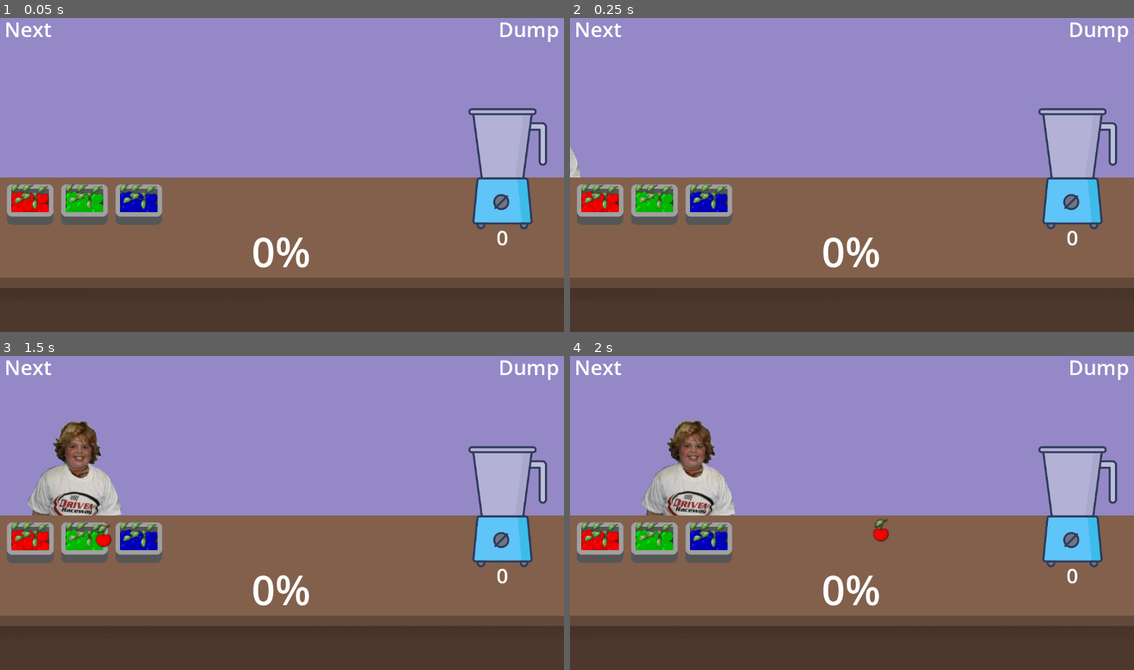
Above: before the commit, frames 1-4 (two rows, left to right).
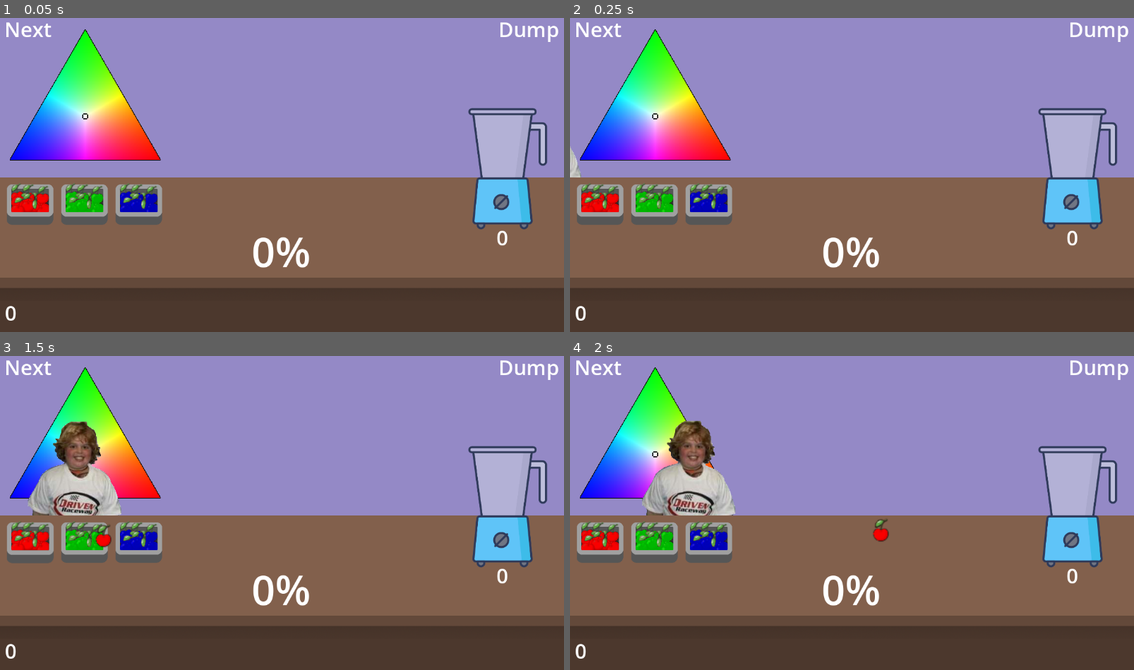
Above: after the commit, the same moments.

Repository: Pig207/Fruit_Blender
Game: Godot game, scene res://scenes/craft.tscn
Same seed, same stepped clock (60 frames per second), same inputs: the game is played once before the commit and once after it.
Inputs (mouse positions are in pixels of both pictures, inside the frame that each line leads up to):
- Up to frame 1 (0.05 s): no input
- Up to frame 2 (0.25 s): no input
- Up to frame 3 (1.5 s): drag from (501, 541) to (28, 541) at 0.52 s; drag from (28, 541) to (507, 503) at 1.27 s
- Up to frame 4 (2 s): no input

The runs differ from the first frame. In frame 1, 5.8% of the frame differs, in the area x 1-29%, y 3-97%; in frame 2, 5.8%; in frame 3, 3.6%; in frame 4, 3.8%.

Commit message:
press "r" to reset, among many other changes (color triangle, new fruit)

Diff:
--- a/blendcraft-main/project.godot
+++ b/blendcraft-main/project.godot
@@ -30,3 +30,8 @@
 "events": [Object(InputEventMouseButton,"resource_local_to_scene":false,"resource_name":"","device":-1,"window_id":0,"a …(253 unchanged characters)…
 ]
 }
+r={
+"deadzone": 0.2,
+"events": [Object(InputEventKey,"resource_local_to_scene":false,"resource_name":"","device":-1,"window_id":0,"alt_pressed":false,"shift_pressed":false,"ctrl_pressed":false,"meta_pressed":false,"pressed":false,"keycode":0,"physical_keycode":82,"key_label":0,"unicode":114,"location":0,"echo":false,"script":null)
+]
+}
--- a/blendcraft-main/scenes/craft.gd
+++ b/blendcraft-main/scenes/craft.gd
@@ -4,7 +4,9 @@
 var fruits: Dictionary = {
 	"cherry": 4,
 	"kale": 4,
-	"blueberry": 4
+	"blueberry": 4,
+	"strawberry": 4,
+	"banana": 4
 }
 var in_blender = []
 var blended_fruits = []
@@ -13,7 +15,7 @@
 var walking = false
 var waiting_to_walk = 0
 var possible_sizes = [["Small", 2], ["Small", 2], ["Small", 2], ["Medium", 3], ["Medium", 3], ["Large", 5]]
-var fruit_list = [["cherry", "#ff0000"], ["blueberry", "#0000ff"], ["kale", "#00ff00"]]#, ["Strawberry", "#ffa3cb"], ["Banana", "#fff563"], ["Orange", "#ff901d"]]
+var fruit_list = [["cherry", "#ff0000"], ["blueberry", "#0000ff"], ["kale", "#00ff00"], ["banana", "#fff563"], ["strawberry", "#ffa3cb"]]#, ["orange", "#ff901d"]]
 var target_color
 var percentage_similarity = 0
 var current_size = ["Large", 5]
@@ -21,6 +23,7 @@
 var mouse_on_blender_button = false
 var total_smoothie_count = 0
 var snappyfied = false
+var triangle_corners
 
 # da blenda animation
 # Configuration variables
@@ -44,15 +47,26 @@
 const FruitContainer = preload("res://scenes/fruit_container.tscn")
 
 func _ready():
+	in_blender = []
+	blended_fruits = []
+	$Thanks_Timer.stop()
+	$Snappy_Timer.stop()
 	total_smoothie_count = 0
+	$Points.text = str(total_smoothie_count-1)
+	$Percent_Correct.text = "0%"
+	$Blender_Size.text = "0"
 	generate_new_color()
-	_build_fruit_containers()
+	_build_fruit_containers(["cherry", "kale", "blueberry"])
 	$Blendernolid/BlenderFull.modulate = Color("#ffffff00")
 	$Request.modulate = Color("#ffffff00")
 	$Request_Label.visible = false
 	setup_Done()
 	setup_Dump()
 	setup_people()
+	triangle_corners = get_corner_positions()
+	#print(triangle_corners)
+	#get_node("Color Triangle/Triangle/Target").position = set_target_on_triangle(current_blend_color)
+	get_node("Color Triangle/Triangle/Target").position = set_target_on_triangle(Color("#ffffff"))
 
 func _physics_process(delta: float) -> void:
 	var speed: float = 3.0
@@ -78,6 +92,8 @@
 	if Input.is_action_just_released("click") and mouse_on_blender_button == true:
 		start_blending()
 		blend()
+	if Input.is_action_just_released("r"):
+		_ready()
 
 	if is_blending:
 		# Tick down the timer (1/60th of a second per physics frame)
@@ -127,10 +143,10 @@
 			$Blendernolid.scale.y = base_scale_y2 - (squash_factor * max_compress2)
 
 # add all the fruits in a given fruit dish to the grid container
-func _build_fruit_containers():
-	for fruit_name in fruits:
-		print(fruit_name)
-		print(fruits[fruit_name])
+func _build_fruit_containers(arra):
+	for fruit_name in arra: #fruits:
+		#print(fruit_name)
+		#print(fruits[fruit_name])
 		var container = FruitContainer.instantiate()
 		fruit_slot_area.add_child(container)
 		container.setup(fruit_name, fruits[fruit_name])
@@ -157,7 +173,7 @@
 
 	if thanking == true:
 		return
-	var fruits = ["cherry", "blueberry", "kale"]
+	var fruits = ["cherry", "blueberry", "kale", "strawberry", "banana"]
 	var goners = []
 	for i in in_blender:
 		for j in fruits:
@@ -191,6 +207,7 @@
 				$Request_Label.text = ["Thanks!", "Thank you!", "Perfect!"].pick_random()
 			else:
 				$Request_Label.text = ["Thanks!", "Thank you!", "About time...", "Perfect!"].pick_random()
+	get_node("Color Triangle/Triangle/Target").position = set_target_on_triangle(current_blend_color)
 
 func average_color_list(blended_fruits):
 	var colors = []
@@ -262,6 +279,51 @@
 
 	return clampf(similarity, 0.0, 100.0)
 
+func get_corner_positions() -> Dictionary:
+	# Ensure there is a texture loaded to avoid null errors
+	var texture = get_node("Color Triangle/Triangle").texture
+	if not texture:
+		print("woop")
+		return {}
+
+	# Get the base texture size in pixels
+	var tex_size = texture.get_size()
+
+	# Calculate scaled half-extents (accounting for node scale and mirroring/flip)
+	var half_width = (tex_size.x / 2.0) * abs(get_node("Color Triangle/Triangle").scale.x) * 1.4
+	var half_height = (tex_size.y / 2.0) * abs(get_node("Color Triangle/Triangle").scale.y) * 1.4
+
+	# Calculate all four global positions
+	return {
+		"top_left": Vector2(-half_width, -half_height),
+		"top_right": Vector2(half_width, -half_height),
+		"bottom_left": Vector2(-half_width, half_height),
+		"bottom_right": Vector2(half_width, half_height)
+	}
+
+func set_target_on_triangle(current_color: Color):
+	var pos_green = (triangle_corners["top_right"] + triangle_corners["top_left"]) / 2
+	var pos_red = triangle_corners["bottom_right"]
+	var pos_blue = triangle_corners["bottom_left"]
+
+	# 1. Normalize the color channels so they always sum up to 1.0.
+	# This ensures the marker always stays flat on the 2D plane of the triangle,
+	# even if the color's brightness varies slightly.
+	var total := current_color.r + current_color.g + current_color.b
+
+	if total == 0.0:
+		# Fallback to the center of the triangle if the color is pure black
+		return (pos_red + pos_green + pos_blue) / 3.0
+
+	var w_red := current_color.r / total
+	var w_green := current_color.g / total
+	var w_blue := current_color.b / total
+
+	# 2. Use the normalized channels as weights to find the final 2D position
+	var marker_pos = (pos_red * w_red) + (pos_green * w_green) + (pos_blue * w_blue)
+
+	return marker_pos
+
 func setup_Done():
 	$Done.text = "[left][url=\"" + "Next" + "\"]" + "Next" + "[/url][/left]" + "\n"
 
@@ -272,7 +334,7 @@
 	for people in [$person1, $person2]:
 		people.visible = true
 	$person1.position = Vector2(-117, 250)
-	#$person2.position = Vector2(-117, 232)
+	$person2.position = Vector2(11700, 250)
 	walking = true
 	waiting_to_walk = 0
 
@@ -305,8 +367,11 @@
 	$Blendernolid/BlenderFull.modulate = Color("#ffffff00")
 	$Percent_Correct.text = "0%"
 	$Blender_Size.text = "0"
+	get_node("Color Triangle/Triangle/Target").position = set_target_on_triangle(Color("#ffffff"))
 
 func generate_new_color():
+
+
 	if total_smoothie_count == 0:
 		current_size = possible_sizes[0]
 	elif total_smoothie_count == 1:
@@ -321,12 +386,25 @@
 		target_color_list.append(select_random_fruit_color())
 	target_color = average_color_list(target_color_list)
 	if target_color == Color("#ffffff"):
+		total_smoothie_count -= 1
 		generate_new_color()
-		total_smoothie_count -= 1
-	#return(target_color)
+	else:
+		#return(target_color)
+		$Points.text = str(total_smoothie_count-1)
+
+		if total_smoothie_count == 4:
+			_build_fruit_containers(["banana"])
+		elif total_smoothie_count == 8:
+			_build_fruit_containers(["strawberry"])
 
 func select_random_fruit_color():
-	return ((fruit_list.pick_random())[0])
+	#print(total_smoothie_count)
+	if total_smoothie_count >= 8:
+		return ((fruit_list.pick_random())[0])
+	elif total_smoothie_count >= 4:
+		return (([fruit_list[0], fruit_list[1], fruit_list[2], fruit_list[3]].pick_random())[0])
+	else:
+		return (([fruit_list[0], fruit_list[1], fruit_list[2]].pick_random())[0])
 
 
 func _on_thanks_timer_timeout() -> void:
@@ -345,11 +423,11 @@
 
 func _on_snappy_timer_timeout() -> void:
 	if snappyfied == false:
-		print("eh")
+		#print("eh")
 		snappyfied = true
 		$Request_Label.text = "and make it\nsnappy!"
 		$Snappy_Timer.stop()
 		$Snappy_Timer.start(1.0)
 	else:
-		print("ohh")
+		#print("ohh")
 		$Request_Label.text = current_size[0] + " (" + str(current_size[1]) + " fruit)"
--- a/blendcraft-main/scenes/craft.tscn
+++ b/blendcraft-main/scenes/craft.tscn
@@ -9,6 +9,8 @@
 [ext_resource type="Texture2D" uid="uid://xnm4x8jawm1v" path="res://assets/person1.png" id="6_nxr8o"]
 [ext_resource type="Texture2D" uid="uid://dfgx8m06o54d3" path="res://assets/bubble.png" id="7_247wb"]
 [ext_resource type="Texture2D" uid="uid://dweqw8pggnkpm" path="res://assets/person2.png" id="8_whde3"]
+[ext_resource type="Texture2D" uid="uid://73cyfme223ge" path="res://assets/rgb_triangle.png" id="10_7i7uc"]
+[ext_resource type="Texture2D" uid="uid://bcuotanmnbjso" path="res://assets/uncheck.png" id="11_a8bng"]
 
 [sub_resource type="CircleShape2D" id="CircleShape2D_247wb"]
 radius = 37.0593
@@ -81,11 +83,11 @@
 [node name="GridOfContainers" type="GridContainer" parent="."]
 offset_left = 7.0
 offset_top = 341.0
-offset_right = 467.0
+offset_right = 884.0
 offset_bottom = 562.0
 size_flags_vertical = 3
 mouse_filter = 2
-columns = 4
+columns = 6
 
 [node name="BarSurface" type="StaticBody2D" parent="." groups=["dragging_barriers", "settle_line"]]
 physics_material_override = SubResource("PhysicsMaterial_eypww")
@@ -123,6 +125,14 @@
 theme_override_font_sizes/font_size = 42
 text = "0"
 horizontal_alignment = 1
+
+[node name="Points" type="Label" parent="."]
+offset_left = 10.0
+offset_top = 580.0
+offset_right = 152.0
+offset_bottom = 638.0
+theme_override_font_sizes/font_size = 42
+text = "1"
 
 [node name="Done" type="RichTextLabel" parent="."]
 offset_left = 9.0
@@ -179,7 +189,24 @@
 one_shot = true
 
 [node name="Snappy_Timer" type="Timer" parent="."]
+wait_time = 1.5
 one_shot = true
+
+[node name="Color Triangle" type="Node2D" parent="."]
+
+[node name="Triangle" type="Sprite2D" parent="Color Triangle"]
+z_index = -20
+texture_filter = 1
+position = Vector2(174, 163)
+scale = Vector2(0.7, 0.7)
+texture = ExtResource("10_7i7uc")
+
+[node name="Target" type="Sprite2D" parent="Color Triangle/Triangle"]
+modulate = Color(0, 0, 0, 1)
+texture_filter = 1
+position = Vector2(0, 63)
+scale = Vector2(2.8, 2.8)
+texture = ExtResource("11_a8bng")
 
 [connection signal="body_entered" from="Blendernolid/DetectFruit" to="." method="_on_detect_fruit_body_entered"]
 [connection signal="body_exited" from="Blendernolid/DetectFruit" to="." method="_on_detect_fruit_body_exited"]
--- a/blendcraft-main/scenes/fruit_container.gd
+++ b/blendcraft-main/scenes/fruit_container.gd
@@ -8,6 +8,7 @@
 @onready var container_image2 = $ContainerImgFruitless
 const PhysicsFruit = preload("res://scenes/physics_fruit.tscn")
 var _active_fruit = null
+var fruit_list = [["cherry", "#ff0000"], ["blueberry", "#0000ff"], ["kale", "#00ff00"], ["strawberry", "#ffa3cb"], ["banana", "#fff563"]]#, ["orange", "#ff901d"]]
 
 func _ready():
 	# signals
@@ -18,6 +19,11 @@
 
 	container_image.pivot_offset = container_image.size / 2 # offset for hover animation
 	container_image2.pivot_offset = container_image2.size / 2 # offset for hover animation
+
+func _physics_process(delta: float) -> void:
+	if Input.is_action_just_released("r"):
+		queue_free()
+
 func _update_cursor():
 	if get_global_rect().has_point(get_global_mouse_position()):
 		if fruit_count > 0:
@@ -84,7 +90,6 @@
 	_build_fruits()
 
 func _build_fruits(): # set fruit png
-	var fruit_list = [["cherry", "#ff0000"], ["blueberry", "#0000ff"], ["kale", "#00ff00"], ["Strawberry", "#ffa3cb"], ["Banana", "#fff563"], ["Orange", "#ff901d"]]
 	for child in fruit_grid.get_children():
 		child.queue_free()
 	if true:#fruit_name == "cherry":
--- a/blendcraft-main/scenes/music.gd
+++ b/blendcraft-main/scenes/music.gd
@@ -14,3 +14,4 @@
 	# 4. If the track finishes, play it again loop-style
 	if not playing:
 		play()
+		pass
--- a/blendcraft-main/scenes/physics_fruit.gd
+++ b/blendcraft-main/scenes/physics_fruit.gd
@@ -26,9 +26,10 @@
 @onready var settle_detector   = $BarCollisionDetector
 @onready var settle_shape      = $BarCollisionDetector/CollisionShape2D
 
+var fruit_list = [["cherry", "#ff0000"], ["blueberry", "#0000ff"], ["kale", "#00ff00"], ["strawberry", "#ffa3cb"], ["banana", "#fff563"]]#, ["orange", "#ff901d"]]
+
 func _ready():
-	var fruit_list = [["cherry", "#ff0000"], ["blueberry", "#0000ff"], ["kale", "#00ff00"], ["Strawberry", "#ffa3cb"], ["Banana", "#fff563"], ["Orange", "#ff901d"]]
-	print('initializing physics_fruit')
+	#print('initializing physics_fruit')
 	freeze = true # fruit affected by physics or not (dragging)
 	input_pickable = true # fruit interactable w mouse
 	self.name = fruit_name
@@ -94,7 +95,8 @@
 
 		if Input.is_action_just_released("click"):
 			_release()
-
+	if Input.is_action_just_released("r"):
+		queue_free()
 
 # test what amt of desired motion is allowed based on where barriers are
 func _test_motion_against_barriers(motion: Vector2) -> Vector2:
@@ -196,4 +198,14 @@
 			s.radius = 14
 			s.height = 40
 			return s
+		"strawberry":
+			var s    = CapsuleShape2D.new()
+			s.radius = 14
+			s.height = 40
+			return s
+		"banana":
+			var s    = CapsuleShape2D.new()
+			s.radius = 14
+			s.height = 40
+			return s
 	return null
Binary file added: blendcraft-main/assets/plan.png
Not shown, added: blendcraft-main/assets/plan.png.import
Binary file added: blendcraft-main/assets/rgb_triangle.png
Not shown, added: blendcraft-main/assets/rgb_triangle.png.import
Binary file added: blendcraft-main/assets/uncheck.png
Not shown, added: blendcraft-main/assets/uncheck.png.import
Not shown: 1 places in blendcraft-main/scenes/craft.tscn that only renumber resources
